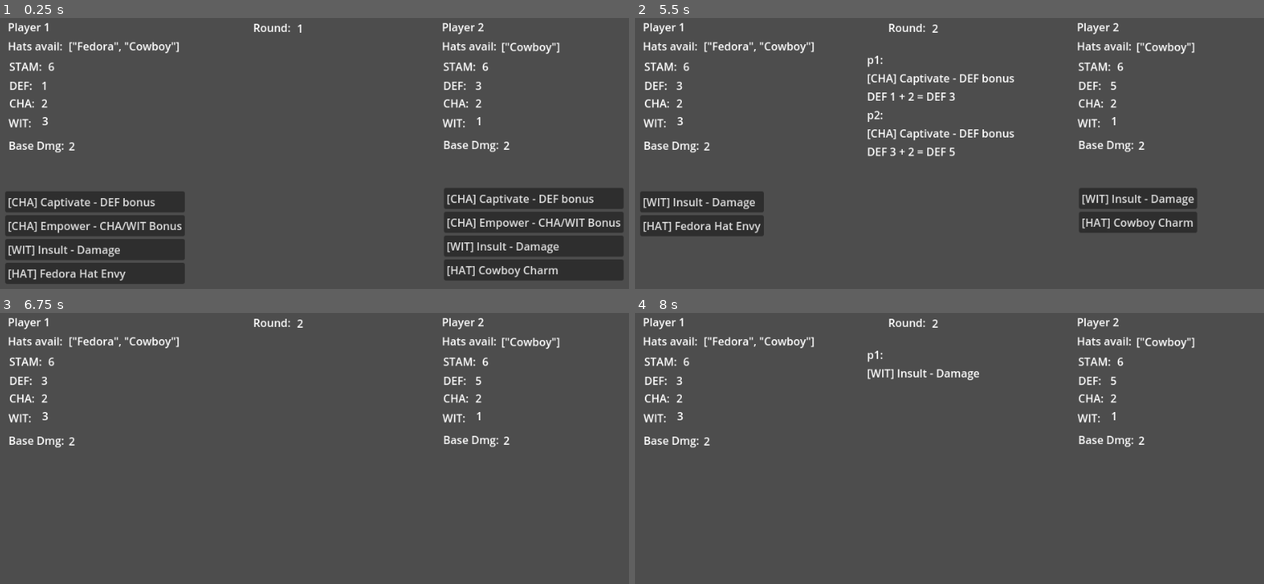
Above: before the commit, frames 1-4 (two rows, left to right).
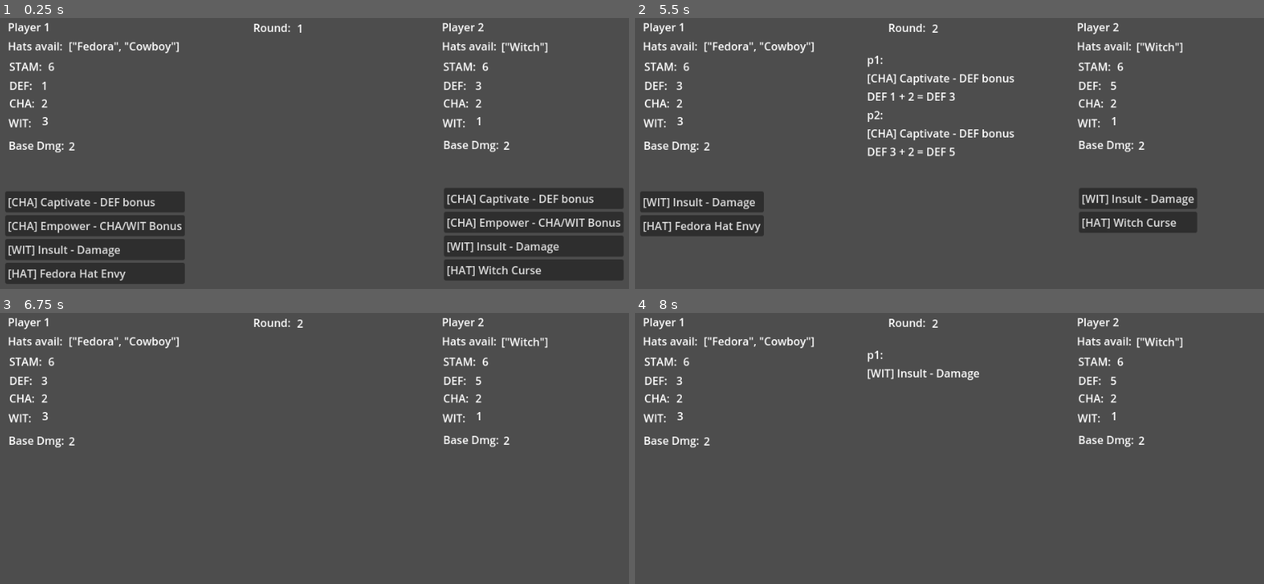
Above: after the commit, the same moments.

Repository: Sleeping-Robot-Games/Hat-Trick
Game: Godot game, scene res://play_test.tscn
Two runs of this game, one before a commit and one after it. Both use one fixed random seed, a clock stepped at 60 frames per second and the inputs below.
Inputs:
- Up to frame 1 (0.25 s): no input
- Up to frame 2 (5.5 s): click "[CHA] Captivate - DEF bonus" at 0.5 s; click "[CHA] Captivate - DEF bonus" at 1.25 s; tap Enter at 2, 3.5, 5 s; hold Right (ui_right) 2.03-2.78 s; tap Space at 2.75, 4.25 s; hold Left (ui_left) 2.78-3.53 s; hold Right (ui_right) 3.53-5.03 s; hold Left (ui_left) from 5.03 s (still down)
- Up to frame 3 (6.75 s): release Left (ui_left) at 5.75 s; click "[WIT] Insult - Damage" at 5.75 s; click "[WIT] Insult - Damage" at 6.5 s
- Up to frame 4 (8 s): tap Space at 7.25 s; hold Left (ui_left) from 7.28 s (still down)

The runs differ from the first frame. In frame 1, 0.4% of the frame differs, in the area x 75-89%, y 9-96%; in frame 2, 0.4%, in the area x 75-89%, y 9-79%; in frame 3, 0.2%; in frame 4, 0.2%.

Commit message:
Adds witch hat

Diff:
--- a/play_test.gd
+++ b/play_test.gd
@@ -14,12 +14,12 @@
 	'current_choice': null,
 	'choices': [],
 	'applied_choices': [],
-	'cooldowns': {'CHA': 0, 'WIT': 0, 'HAT': 0},
+	'cooldowns': {'CHA': 0, 'WIT': 0},
 }
 
 var p2 = {
 	"name": "p2",
-	"hats": ["Cowboy"],
+	"hats": ["Witch"],
 	"STAM": 6,
 	"DEF": 3,
 	"CHA": 2,
@@ -29,7 +29,7 @@
 	'current_choice': null,
 	'choices': [],
 	'applied_choices': [],
-	'cooldowns': {'CHA': 0, 'WIT': 0, 'HAT': 0},
+	'cooldowns': {'CHA': 0, 'WIT': 0},
 }
 
 var round = 1
@@ -77,18 +77,7 @@
 			'stats': {},
 			'damage': func(): return player['WIT'] + player['BaseDmg'],
 			'rounds': 0
-		},
-#		{
-#			'type': 'WIT',
-#			'label': '[WIT] Quick Retort - Damage*',
-#			'self': false,
-#			'stats': {},
-#			'damage': func(opp_played_cha):
-#				var dmg = (player['WIT']-1) + ceil(player['BaseDmg'] / 2)
-#				return dmg*2 if opp_played_cha else dmg,
-#			'rounds': 0
-#		}
-		]
+		}]
 	var hat_choices = [
 		{
 			'type': 'HAT',
@@ -107,7 +96,17 @@
 			'stats': {"CHA": 2, "DEF": 1},
 			'damage': func(): return 0,
 			'rounds': -1
-		}]
+		},
+		{
+			'type': 'HAT',
+			'hat_type': 'Witch',
+			'label': '[HAT] Witch Curse',
+			'self': false,
+			'stats': {},
+			'damage': func(): return player['WIT'] + player['BaseDmg'] * 2,
+			'rounds': -1
+		},
+	]
 
 	if player.cooldowns["CHA"] == 0:
 		player.choices.append_array(cha_choices)
@@ -261,7 +260,7 @@
 		player[stat] = clamp(player[stat] + choice['stats'][stat], 0, INF)
 		add_outcome("%s %s + %s = %s %s" % [stat, old_stat, str(choice['stats'][stat]), stat, player[stat]])
 	var damage = choice['damage'].call() - player["DEF"]
-	var true_damage = clamp(damage, 0, abs(damage))
+	var true_damage = clamp(damage, 0, INF)
 	player["STAM"] = clamp(player["STAM"] - true_damage, 0, INF)
 	if choice['damage'].call() != 0:
 		add_outcome("Dmg %s - DEF %s" % [choice['damage'].call(), player["DEF"]])
@@ -272,7 +271,7 @@
 	for choice in player.applied_choices:
 		if player.cooldowns[choice.type] == 0:
 			for stat in choice.stats.keys():
-				player[stat] -= choice.stats[stat]
+				player[stat] = clamp(player[stat] - choice.stats[stat], 0, INF)
 			player.applied_choices.erase(choice)
 
 	for type in player.cooldowns.keys():
--- a/play_test.tscn
+++ b/play_test.tscn
@@ -283,6 +283,7 @@
 text = "VALUE"
 
 [node name="Outcomes" type="GridContainer" parent="."]
+layout_mode = 0
 offset_left = 378.0
 offset_top = 58.0
 offset_right = 649.0
@@ -293,12 +294,14 @@
 one_shot = true
 
 [node name="P1Choices" type="GridContainer" parent="."]
+layout_mode = 0
 offset_left = 46.0
 offset_top = 263.0
 offset_right = 305.0
 offset_bottom = 524.0
 
 [node name="P2Choices" type="GridContainer" parent="."]
+layout_mode = 0
 offset_left = 688.0
 offset_top = 258.0
 offset_right = 913.0
